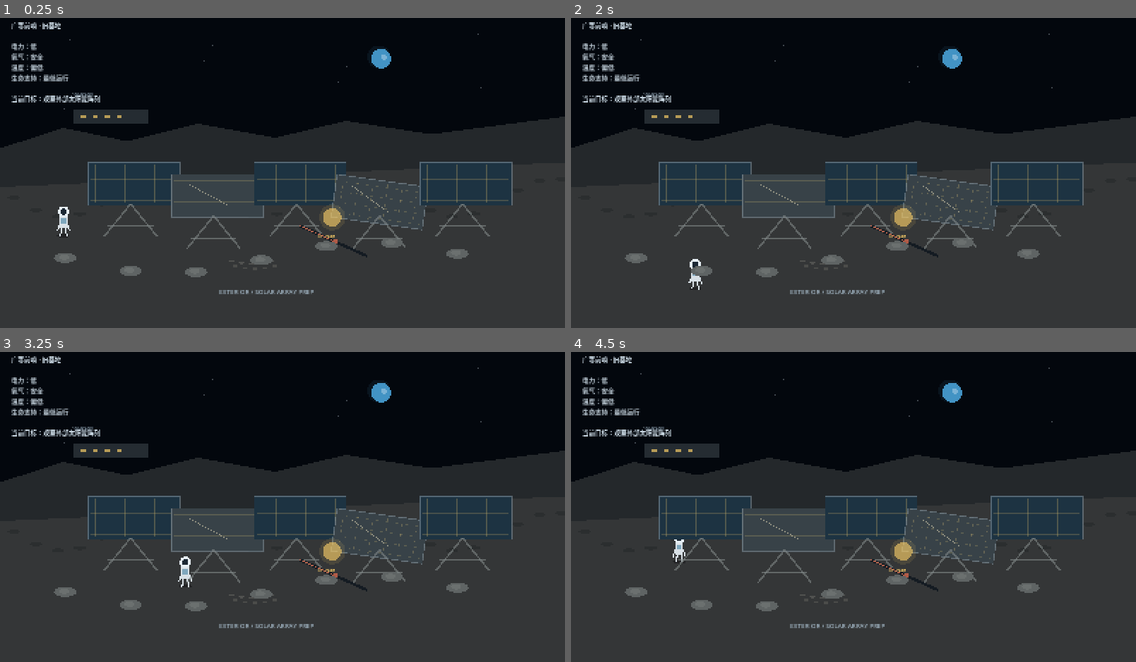
Above: before the commit, frames 1-4 (two rows, left to right).
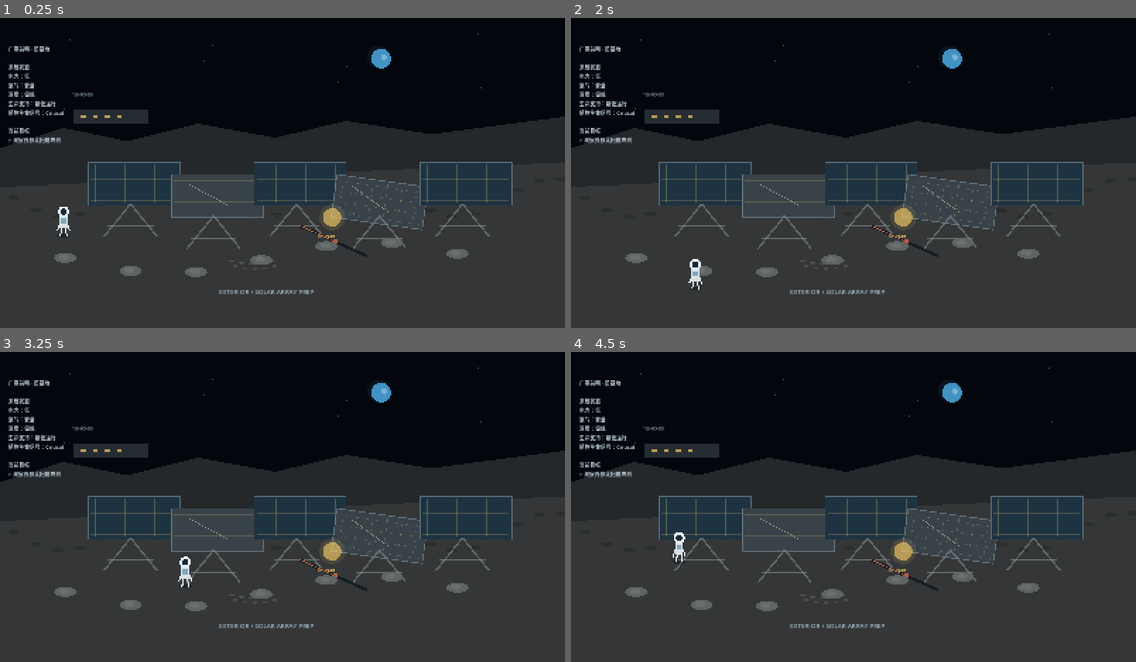
Above: after the commit, the same moments.

Repository: chinnseii/guanghan-outpost
Game: Godot game, scene res://scenes/base/SolarArrayExteriorScene.tscn
Same seed, same stepped clock (60 frames per second), same inputs: the game is played once before the commit and once after it. This scene is started directly instead of the project's main scene.
Inputs (mouse positions are in pixels of both pictures, inside the frame that each line leads up to):
- Up to frame 1 (0.25 s): no input
- Up to frame 2 (2 s): tap Enter at 0.5, 1.35 s; move the mouse to (977, 154) at 0.52 s; hold D (move_right) 0.53-1.28 s; hold E (interact) 0.53-1.28 s; click (977, 154) at 0.67 s; move the mouse to (740, 185) at 1.27 s; hold S (move_down) from 1.28 s (still down)
- Up to frame 3 (3.25 s): move the mouse to (339, 432) at 2.02 s; release S (move_down) at 2.03 s; hold D (move_right) 2.03-2.78 s; tap N at 2.1 s; move the mouse to (254, 565) at 2.77 s; hold W (move_up) from 2.78 s (still down); tap B at 2.85 s; click (254, 565) at 2.92 s
- Up to frame 4 (4.5 s): move the mouse to (1023, 550) at 3.52 s; release W (move_up) at 3.53 s; hold A (move_left) from 3.53 s (still down); tap Z at 3.6 s; move the mouse to (684, 457) at 4.27 s; tap X at 4.35 s

The runs differ from the first frame. In frame 1, 1.4% of the frame differs, in the area x 1-18%, y 1-41%; in frame 2, 1.4%, in the area x 1-23%, y 1-84%; in frame 3, 1.4%; in frame 4, 1.4%.

Commit message:
Fix week routine HUD safe area

Diff:
--- /dev/null
+++ b/scripts/base/base_player_overlay.gd
@@ -0,0 +1,24 @@
+extends Node2D
+class_name BasePlayerOverlay
+
+var source_scene: Node
+
+func _draw() -> void:
+	if source_scene == null:
+		return
+	if String(source_scene.get("scene_kind")) == "airlock":
+		return
+	var raw_pos: Variant = source_scene.get("player_pos")
+	if typeof(raw_pos) != TYPE_VECTOR2:
+		return
+	var player_pos := Vector2.ZERO
+	player_pos = raw_pos
+	draw_ellipse(player_pos + Vector2(0, 18), 18, 5, Color("#020305", 0.36))
+	draw_rect(Rect2(player_pos + Vector2(-11, -38), Vector2(22, 36)), Color("#d8e0e6"), true)
+	draw_rect(Rect2(player_pos + Vector2(-7, -30), Vector2(14, 14)), Color("#7fa7bd"), true)
+	draw_circle(player_pos + Vector2(0, -50), 16, Color("#e6eef4"))
+	draw_circle(player_pos + Vector2(0, -50), 9, Color("#1b2834"))
+	draw_line(player_pos + Vector2(-10, -18), player_pos + Vector2(-18, 4), Color("#d8e0e6"), 4)
+	draw_line(player_pos + Vector2(10, -18), player_pos + Vector2(18, 4), Color("#d8e0e6"), 4)
+	draw_line(player_pos + Vector2(-5, -2), player_pos + Vector2(-10, 20), Color("#d8e0e6"), 4)
+	draw_line(player_pos + Vector2(5, -2), player_pos + Vector2(10, 20), Color("#d8e0e6"), 4)
--- a/scripts/base/sprint06_base_scene.gd
+++ b/scripts/base/sprint06_base_scene.gd
@@ -11,6 +11,9 @@
 const SCENE_DAY02_END := "res://scenes/base/Day02EndScene.tscn"
 const SCENE_WEEK_START := "res://scenes/base/WeekRoutineStartScene.tscn"
 const SCENE_WEEK_END := "res://scenes/base/WeekRoutineEndScene.tscn"
+const HUD_SAFE_POSITION := Vector2(24, 96)
+const HUD_SAFE_SIZE := Vector2(360, 464)
+const HUD_SAFE_WORLD_MIN_X := 140.0
 
 @export var scene_kind := "interior"
 
@@ -32,6 +35,7 @@
 var ai_label: Label
 var fade_rect: ColorRect
 var prop_root: Node2D
+var player_overlay: BasePlayerOverlay
 
 var interior_targets := {
 	"console": Rect2(Vector2(700, 330), Vector2(180, 92)),
@@ -58,6 +62,7 @@
 	_setup_ui()
 	_setup_scene_defaults()
 	_setup_modular_props()
+	_setup_player_overlay()
 	call_deferred("_start_scene")
 
 func _setup_input() -> void:
@@ -94,6 +99,13 @@
 			_setup_greenhouse_props()
 		"solar_array":
 			_setup_solar_array_props()
+
+func _setup_player_overlay() -> void:
+	player_overlay = BasePlayerOverlay.new()
+	player_overlay.name = "PlayerOverlay"
+	player_overlay.source_scene = self
+	player_overlay.z_index = 8
+	add_child(player_overlay)
 
 func _spawn_prop(scene_path: String, pos: Vector2, size := Vector2.ZERO, active_value := false, damaged_value := false, label := "") -> Node2D:
 	var packed := load(scene_path) as PackedScene
@@ -173,10 +185,12 @@
 	canvas.add_child(root)
 
 	hud_label = Label.new()
-	hud_label.position = Vector2(32, 28)
-	hud_label.size = Vector2(410, 260)
+	hud_label.position = HUD_SAFE_POSITION
+	hud_label.size = HUD_SAFE_SIZE
 	hud_label.modulate = Color("#d8e7f2", 0.92)
-	hud_label.add_theme_font_size_override("font_size", 18)
+	hud_label.clip_text = true
+	hud_label.autowrap_mode = TextServer.AUTOWRAP_WORD_SMART
+	hud_label.add_theme_font_size_override("font_size", 15)
 	root.add_child(hud_label)
 
 	message_label = Label.new()
@@ -263,6 +277,7 @@
 	_update_objective()
 	_update_ui()
 	queue_redraw()
+	player_overlay.queue_redraw()
 
 func _unhandled_input(event: InputEvent) -> void:
 	if event.is_action_pressed("interact") and input_enabled:
@@ -280,8 +295,15 @@
 		direction = direction.normalized()
 	player_moving = direction.length() > 0.01
 	player_pos += direction * PLAYER_SPEED * delta
-	player_pos.x = clamp(player_pos.x, 90.0, 1510.0)
+	player_pos.x = clamp(player_pos.x, _world_left_limit(), 1510.0)
 	player_pos.y = clamp(player_pos.y, 190.0, 770.0)
+
+func _world_left_limit() -> float:
+	if scene_kind == "interior" and (_is_week_routine_active() or _is_day02_active()):
+		return HUD_SAFE_WORLD_MIN_X
+	if scene_kind == "week_start" or scene_kind == "week_end":
+		return HUD_SAFE_WORLD_MIN_X
+	return 90.0
 
 func _update_target() -> void:
 	current_target = ""
@@ -1056,11 +1078,11 @@
 	var oxygen := "稳定" if bool(state.get("MinimalLifeSupportStable", false)) else "安全"
 	var plant := String(state.get("LastPlantStatus", "Critical"))
 	if scene_kind == "day02_start":
-		return "广寒前哨 · 居住舱\n\n电力：基础供电\n氧气：稳定\n温度：可维持\n生命支持：最低稳定\n植物生命信号：Stable\n\n当前目标：%s" % objective_text
+		return _safe_hud_text("广寒前哨 · 居住舱", "Stable", "", objective_text)
 	if scene_kind == "day02_end":
-		return "广寒前哨 · 居住舱\n\n电力：基础供电\n氧气：稳定\n温度：可维持\n生命支持：最低稳定\n植物生命信号：Stable\n\n当前目标：%s" % objective_text
+		return _safe_hud_text("广寒前哨 · 居住舱", "Stable", "", objective_text)
 	if scene_kind == "week_start" or scene_kind == "week_end":
-		return "广寒前哨 · 居住舱\n\n日期：第 %d 天\n电力：基础供电\n氧气：稳定\n温度：可维持\n生命支持：最低稳定\n植物生命信号：Stable\n\n当前目标：%s" % [_current_day(), objective_text]
+		return _safe_hud_text("广寒前哨 · Day %02d · 居住舱" % _current_day(), "Stable", "", objective_text)
 	if _is_day02_active():
 		var checklist := _task_line("检查供电面板", "Day02PowerChecked")
 		checklist += "\n" + _task_line("检查生命支持控制台", "Day02LifeSupportChecked")
@@ -1068,15 +1090,22 @@
 		checklist += "\n" + _task_line("检查最后一株植物", "Day02LastPlantChecked")
 		checklist += "\n" + _task_line("发送 Day 02 对地报告", "Day02ReportSent")
 		var zone := "旧温室" if scene_kind == "greenhouse" else "旧基地"
-		return "广寒前哨 · Day 02 · %s\n\n电力：基础供电\n氧气：稳定\n温度：可维持\n生命支持：最低稳定\n植物生命信号：Stable\n\n今日巡检：\n%s\n\n当前目标：%s" % [zone, checklist, objective_text]
+		return _safe_hud_text("广寒前哨 · Day 02 · %s" % zone, "Stable", checklist, objective_text)
 	if _is_week_routine_active():
 		var zone := "旧温室" if scene_kind == "greenhouse" else "旧基地"
-		return "广寒前哨 · %s · %s\n\n电力：基础供电\n氧气：稳定\n温度：可维持\n生命支持：最低稳定\n植物生命信号：Stable\n\n今日巡检：\n%s\n\n当前目标：%s" % [_day_label(), zone, _daily_checklist_text(), objective_text]
+		return _safe_hud_text("广寒前哨 · %s · %s" % [_day_label(), zone], "Stable", _daily_checklist_text(), objective_text)
 	if scene_kind == "greenhouse":
-		return "广寒前哨 · 旧温室\n\n电力：%s\n氧气：%s\n温度：%s\n生命支持：%s\n植物生命信号：%s\n\n当前目标：%s" % [power, oxygen, temp, life, plant, objective_text]
+		return _safe_hud_text("广寒前哨 · 旧温室", plant, "", objective_text, power, oxygen, temp, life)
 	if scene_kind == "day_end":
-		return "广寒前哨 · 居住舱\n\n电力：%s\n氧气：%s\n温度：%s\n生命支持：%s\n\n当前目标：%s" % [power, oxygen, temp, life, objective_text]
-	return "广寒前哨 · 旧基地\n\n电力：%s\n氧气：%s\n温度：%s\n生命支持：%s\n\n当前目标：%s" % [power, oxygen, temp, life, objective_text]
+		return _safe_hud_text("广寒前哨 · 居住舱", plant, "", objective_text, power, oxygen, temp, life)
+	return _safe_hud_text("广寒前哨 · 旧基地", plant, "", objective_text, power, oxygen, temp, life)
+
+func _safe_hud_text(title: String, plant: String, checklist: String, objective: String, power: String = "基础供电", oxygen: String = "稳定", temp: String = "可维持", life: String = "最低稳定") -> String:
+	var text := "%s\n\n系统状态\n电力：%s\n氧气：%s\n温度：%s\n生命支持：%s\n植物生命信号：%s" % [title, power, oxygen, temp, life, plant]
+	if not checklist.is_empty():
+		text += "\n\n今日巡检\n%s" % checklist
+	text += "\n\n当前目标\n> %s" % objective
+	return text
 
 func _task_line(label: String, key: String) -> String:
 	return "✓ %s" % label if bool(state.get(key, false)) else "□ %s" % label
@@ -1202,7 +1231,6 @@
 			_draw_solar_array()
 		_:
 			_draw_interior()
-	_draw_player()
 
 func _draw_solar_array() -> void:
 	draw_rect(Rect2(Vector2.ZERO, Vector2(1600, 900)), Color("#03070d"), true)
--- /dev/null
+++ b/tools/capture_sprint08_hud_safe_area.gd
@@ -0,0 +1,156 @@
+extends SceneTree
+
+const OUT_DIR := "res://docs/screenshots/sprint08_hud_safe_area"
+const WEEK_ROUTINE_START_SCENE := "res://scenes/base/WeekRoutineStartScene.tscn"
+const OLD_BASE_INTERIOR_SCENE := "res://scenes/base/OldBaseInteriorScene.tscn"
+
+var scene_instance: Node
+
+func _initialize() -> void:
+	print("capture_sprint08_hud_safe_area start")
+	DisplayServer.window_set_size(Vector2i(1600, 900))
+	call_deferred("_run")
+
+func _run() -> void:
+	_prepare_output()
+
+	_write_state(_week_state({
+		"CurrentDay": 3,
+		"DayNumber": 3,
+		"DayStarted": false,
+	}))
+	await _load_and_wait(WEEK_ROUTINE_START_SCENE, Vector2(140, 700))
+	await _capture("01_day03_start_left_safe.png")
+
+	_write_state(_week_state({
+		"CurrentDay": 3,
+		"DayNumber": 3,
+		"DayStarted": true,
+		"DailyConsoleChecked": true,
+		"DailyPowerChecked": false,
+		"DailyLifeSupportChecked": false,
+		"DailyPlantChecked": false,
+		"DailyReportSent": false,
+	}))
+	await _load_and_wait(OLD_BASE_INTERIOR_SCENE, Vector2(140, 730))
+	await _capture("02_day03_checklist_no_occlusion.png")
+
+	_write_state(_week_state({
+		"CurrentDay": 7,
+		"DayNumber": 7,
+		"DayStarted": true,
+		"DailyConsoleChecked": true,
+		"DailyPowerChecked": true,
+		"DailyLifeSupportChecked": true,
+		"DailyPlantChecked": true,
+		"DailyReportPreviewed": true,
+		"DailyReportSent": false,
+		"WeekOneReportSent": false,
+		"WeekOneCompleted": false,
+	}))
+	await _load_and_wait(OLD_BASE_INTERIOR_SCENE, Vector2(140, 730))
+	await _capture("03_day07_weekly_report_no_overlap.png")
+
+	print("capture_sprint08_hud_safe_area done")
+	quit()
+
+func _load_and_wait(scene_path: String, player_position: Vector2) -> void:
+	if scene_instance != null:
+		scene_instance.queue_free()
+		await process_frame
+	var packed := load(scene_path) as PackedScene
+	scene_instance = packed.instantiate()
+	root.add_child(scene_instance)
+	await process_frame
+	await process_frame
+	scene_instance.set("player_pos", player_position)
+	if scene_instance.has_method("_update_objective"):
+		scene_instance.call("_update_objective")
+	await create_timer(0.25).timeout
+	await process_frame
+
+func _capture(file_name: String) -> void:
+	await process_frame
+	await process_frame
+	var texture := root.get_texture()
+	if texture == null:
+		push_error("Viewport texture is unavailable. Run without --headless.")
+		return
+	var image := texture.get_image()
+	var err := image.save_png("%s/%s" % [OUT_DIR, file_name])
+	print("capture ", file_name, " err=", err)
+
+func _prepare_output() -> void:
+	DirAccess.make_dir_recursive_absolute(ProjectSettings.globalize_path(OUT_DIR))
+
+func _write_state(data: Dictionary) -> void:
+	DirAccess.make_dir_recursive_absolute(ProjectSettings.globalize_path("user://saves"))
+	var file := FileAccess.open("user://saves/sprint06_progress.json", FileAccess.WRITE)
+	if file != null:
+		file.store_string(JSON.stringify(data, "\t"))
+
+func _week_state(overrides: Dictionary) -> Dictionary:
+	var data := {
+		"BaseEntered": true,
+		"AIGreetingPlayed": true,
+		"BasePowerStatus": "Basic",
+		"LifeSupportStatus": "MinimalStable",
+		"TemperatureStatus": "Maintainable",
+		"OxygenStatus": "Stable",
+		"GreenhouseAccess": "Unlocked",
+		"LastPlantStatus": "Stable",
+		"CentralConsoleChecked": true,
+		"PowerPanelChecked": true,
+		"PowerPanelRepaired": true,
+		"BasePowerRestored": true,
+		"LifeSupportConsoleChecked": true,
+		"MinimalLifeSupportStable": true,
+		"GreenhouseUnlocked": true,
+		"LastPlantDiscovered": true,
+		"LastPlantObserved": true,
+		"PlantMonitorChecked": true,
+		"LastPlantDiagnosed": true,
+		"GrowLightRestored": true,
+		"PartialWaterCycleRestored": true,
+		"LastPlantStable": true,
+		"Day01Completed": true,
+		"Day02Started": true,
+		"Day02ConsoleChecked": true,
+		"Day02PowerChecked": true,
+		"Day02LifeSupportChecked": true,
+		"Day02WaterChecked": true,
+		"Day02LastPlantChecked": true,
+		"Day02InspectionsComplete": true,
+		"Day02ReportPreviewed": true,
+		"Day02ReportSent": true,
+		"Day02Completed": true,
+		"CurrentDay": 3,
+		"DayNumber": 3,
+		"DayStarted": true,
+		"DayCompleted": false,
+		"DailyConsoleChecked": false,
+		"DailyPowerChecked": false,
+		"DailyLifeSupportChecked": false,
+		"DailyWaterChecked": false,
+		"DailyPlantChecked": false,
+		"DailySpecialChecked": false,
+		"DailyRecordUpdated": false,
+		"DailyInspectionsComplete": false,
+		"DailyReportPreviewed": false,
+		"DailyReportSent": false,
+		"Day03Completed": false,
+		"Day04Completed": false,
+		"Day05Completed": false,
+		"Day06Completed": false,
+		"Day07Completed": false,
+		"Archive_Day03_Report": false,
+		"Archive_Day04_Report": false,
+		"Archive_Day05_Report": false,
+		"Archive_Day06_Report": false,
+		"Archive_WeekOne_Report": false,
+		"WeekOneReportSent": false,
+		"WeekOneCompleted": false,
+	}
+	for key in overrides.keys():
+		data[key] = overrides[key]
+	return data
Binary file added: docs/screenshots/sprint08_hud_safe_area/01_day03_start_left_safe.png
Binary file added: docs/screenshots/sprint08_hud_safe_area/02_day03_checklist_no_occlusion.png
Binary file added: docs/screenshots/sprint08_hud_safe_area/03_day07_weekly_report_no_overlap.png
Not shown, added: scripts/base/base_player_overlay.gd.uid
Not shown, added: tools/capture_sprint08_hud_safe_area.gd.uid
